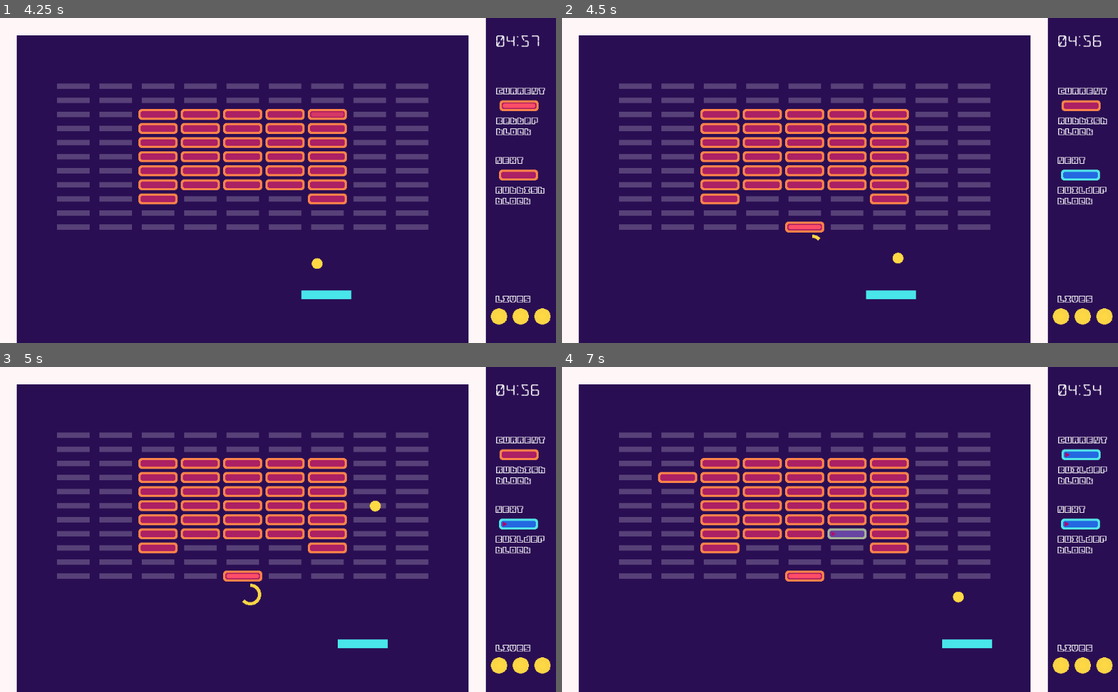
Above: before the commit, frames 1-4 (two rows, left to right).
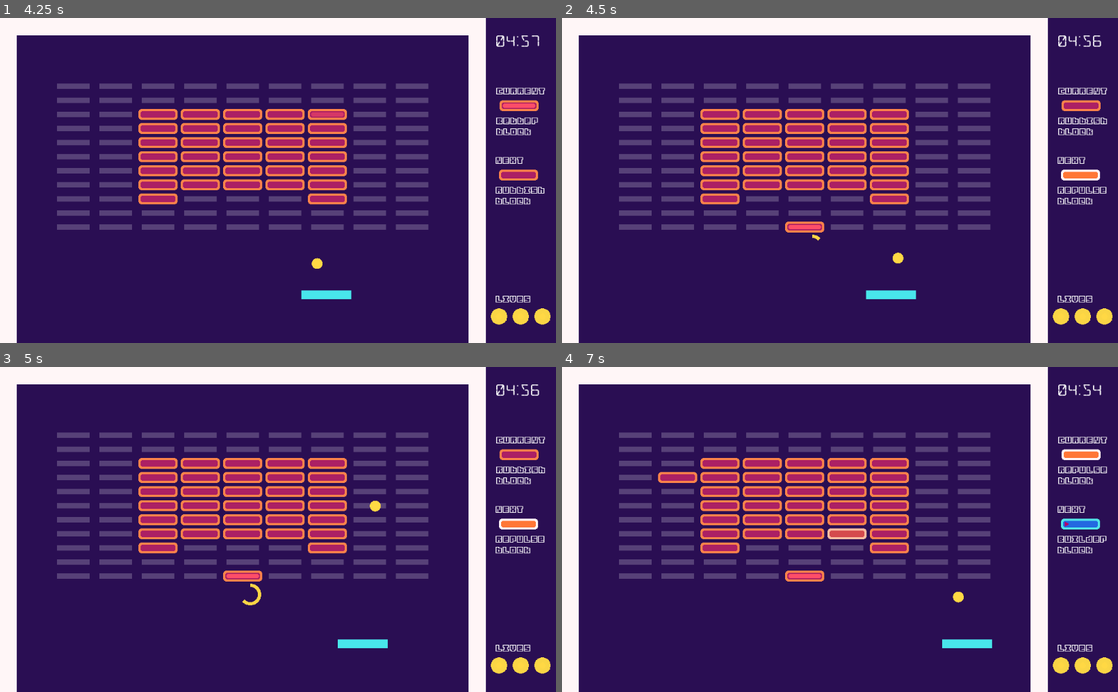
Above: after the commit, the same moments.

Repository: marc-hugh-tom/gmtk-game-jam-2023
Game: Godot game, scene res://scenes/SceneManager.tscn
Same seed, same stepped clock (60 frames per second), same inputs: the game is played once before the commit and once after it.
Inputs (mouse positions are in pixels of both pictures, inside the frame that each line leads up to):
- Up to frame 1 (4.25 s): click "PLAY" at 0.5 s; click "PLAY" at 1.25 s; move the mouse to (400, 164) at 2.02 s; press the mouse at (400, 164) at 2.03 s; hold Right (ui_right) 2.03-2.78 s; move the mouse to (166, 196) at 2.77 s; release the mouse at (166, 196) at 2.78 s; hold Left (ui_left) 2.78-3.53 s; click (166, 196) at 2.85 s; move the mouse to (333, 109) at 3.52 s; press the mouse at (333, 109) at 3.53 s; hold Right (ui_right) from 3.53 s (still down)
- Up to frame 2 (4.5 s): keep holding Right (ui_right); move the mouse to (812, 245) at 4.27 s; release the mouse at (812, 245) at 4.28 s; click (812, 245) at 4.35 s
- Up to frame 3 (5 s): keep holding Right (ui_right)
- Up to frame 4 (7 s): move the mouse to (1006, 578) at 5.02 s; release Right (ui_right) at 5.03 s; press the mouse at (1006, 578) at 5.03 s; hold Left (ui_left) from 5.03 s (still down); move the mouse to (673, 480) at 5.77 s; release the mouse at (673, 480) at 5.78 s; click (673, 480) at 5.85 s; move the mouse to (867, 529) at 6.52 s; press the mouse at (867, 529) at 6.53 s

Frame 1 is identical in both runs. In frame 2, 0.3% of the frame differs, in the area x 89-98%, y 46-55%; in frame 3, 0.3%; in frame 4, 0.5%, in the area x 47-99%, y 25-53%.

Commit message:
Repulse block

Diff:
--- /dev/null
+++ b/scenes/BlockRepulse.tscn
@@ -0,0 +1,40 @@
+[gd_scene load_steps=5 format=2]
+
+[ext_resource path="res://scripts/BlockRepulse.gd" type="Script" id=1]
+[ext_resource path="res://assets/sprites/repulse_block.png" type="Texture" id=2]
+
+[sub_resource type="RectangleShape2D" id=1]
+extents = Vector2( 36, 10 )
+
+[sub_resource type="RectangleShape2D" id=2]
+extents = Vector2( 36, 36 )
+
+[node name="BlockRepulse" type="StaticBody2D" groups=["ball_collidable"]]
+script = ExtResource( 1 )
+
+[node name="Sprite" type="Sprite" parent="."]
+texture = ExtResource( 2 )
+
+[node name="CollisionShape2D" type="CollisionShape2D" parent="."]
+shape = SubResource( 1 )
+
+[node name="RepulseArea" type="Area2D" parent="."]
+collision_layer = 0
+monitoring = false
+
+[node name="CollisionShape2D" type="CollisionShape2D" parent="RepulseArea"]
+position = Vector2( 0, 46 )
+shape = SubResource( 2 )
+
+[node name="CPUParticles2D" type="CPUParticles2D" parent="."]
+emitting = false
+amount = 64
+emission_shape = 2
+emission_rect_extents = Vector2( 30, 10 )
+direction = Vector2( 0, 10 )
+spread = 10.0
+gravity = Vector2( 0, 0 )
+initial_velocity = 80.0
+scale_amount = 1.5
+scale_amount_random = 1.0
+color = Color( 1, 0.854902, 0.270588, 1 )
--- /dev/null
+++ b/scripts/BlockRepulse.gd
@@ -0,0 +1,26 @@
+extends StaticBody2D
+
+#signal block_collide
+
+#func _init(type):
+#	pass
+
+func on_collide_with_ball(ball, collision):
+	# emit_signal("block_collide" [self.type])
+	queue_free()
+
+func block_grid_ref(block_grid):
+	$RepulseArea.monitoring = true
+	$CPUParticles2D.emitting = true
+
+func _physics_process(delta):
+	if $RepulseArea.monitoring:
+		var bodies = $RepulseArea.get_overlapping_bodies()
+		for body in bodies:
+			if body.is_in_group("balls"):
+				var mod = (
+					Vector2(0, 1) *
+					abs(80 - body.global_position.distance_to(global_position)) *
+					delta
+				)
+				body.direction = (body.direction.normalized() + mod).normalized()
--- a/scripts/Globals.gd
+++ b/scripts/Globals.gd
@@ -17,7 +17,12 @@
 		preload("res://scenes/BlockSpawn.tscn"),
 		"Builder\nblock",
 		0.5
-	]
+	],
+	[
+		preload("res://scenes/BlockRepulse.tscn"),
+		"Repulse\nblock",
+		0.2
+	],
 ]
 
 var block_cum_probs = [0.0]
Binary file added: assets/sprites/repulse_block.png
Not shown, added: assets/sprites/repulse_block.png.import
